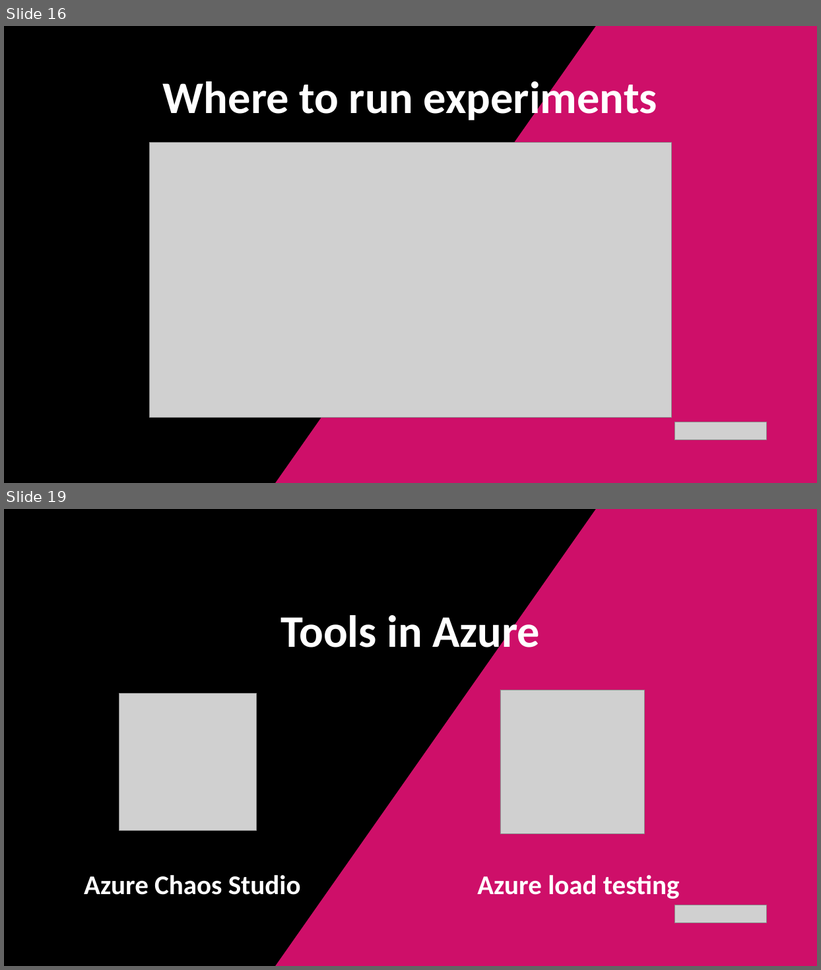
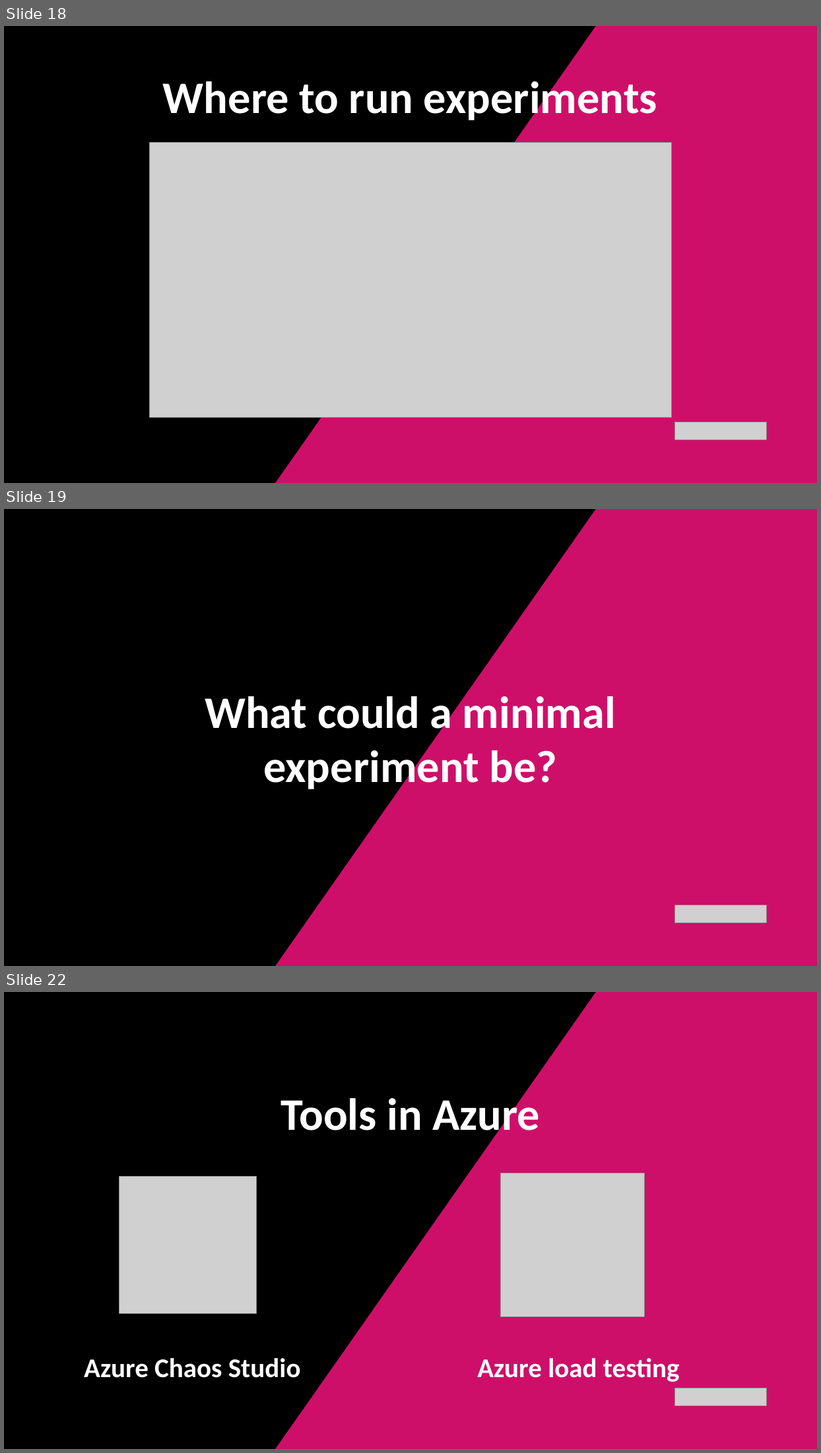
Before and after one commit to marti901/DotnetFriday-September-2026, a slide deck: slides/Thrive in chaos.pptx. Shown one above the other, each under a label of ours: slides 16 and 19 before the commit, slides 18, 19 and 22 after it; the slides between them are not shown. The pictures are 821x970 and 821x1453 pixels, drawn with LibreOffice and Linux fonts; fonts in the diff are those of the drawing; grey boxes stand for pictures. Boxes give left, top, right and bottom in pixels: in the first picture for what was removed or moved away, otherwise in the second. Text is boxed around its words. In the diff, an @@ line names an element or a change of style, - is before the commit and + after.

```diff
--- a/slides/Thrive in chaos.pptx
+++ b/slides/Thrive in chaos.pptx
@@ slide 19 added at (4, 509, 817, 966), background #000000 @@
@@ freeform shape added at (274, 509, 817, 966), fill #CE0F69 @@
@@ text added at (205, 691, 616, 793), 80 pt, text #FFFFFF, bold @@
+What could a minimal experiment be?
@@ picture added at (675, 906, 766, 923) @@
@@ what was slide 16 is now slide 18 @@
@@ what was slide 19 is now slide 22 @@
```
Also in this commit, not shown: 4 slides changed, 3 other slides added, 1 slide removed.
